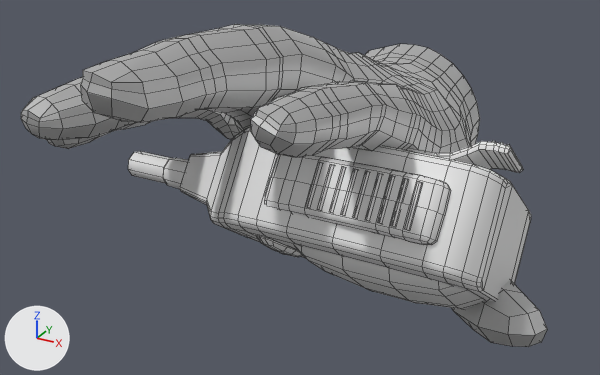
Renders of the Blender file Assets/BasicVRHands/Meshes/src/src_female_hand_low_r_radio_blender.blend from each side of a commit.
One viewpoint serves both versions: a 50 mm camera at (0.0972, -0.1737, 0.0685) aimed at (-0.0021, 0.0068, -0.0217). Every picture has the same lights, and +X, +Y and +Z are marked at lower left. Mesh edges are drawn as thin lines.

Script lines for the objects in view, before the commit:
```python
me_cube_028 = bpy.data.meshes.new('Cube.028')
me_cube_028.from_pydata(...)  # 872 vertices, 780 faces; spans x -0.0506..0.0573, y -0.0298..0.0297, z -0.0254..0.0256
me_mesh_001 = bpy.data.meshes.new('Mesh.001')
me_mesh_001.from_pydata(...)  # 1116 vertices, 1129 faces; spans x -0.046..0.069, y -0.076..0.106, z -0.056..0.032
me_mesh_001.materials.append(mat_unnamed_001)  # white #e7e7e7
ob_female_hand_low_r = bpy.data.objects.new('female_hand_low_r', me_mesh_001)
ob_female_hand_low_r.location = (0.0, 0.0, 0.0)
ob_radio_lo = bpy.data.objects.new('Radio_Lo', me_cube_028)
ob_radio_lo.location = (0.0, -0.0024, -0.0209)
```
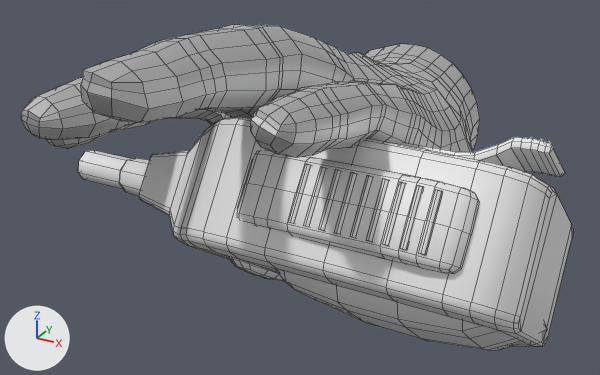
What the commit changed:
Material 'Radio' (mat_radio) is new.
Its base color is (0.8, 0.8, 0.8) (white #e7e7e7).
me_cube_028 is used by ob_radio_lo; location (0.0, -0.0024, -0.0209).
me_cube_028 had 872 vertices, 780 faces and spanned x -0.0506..0.0573, y -0.0298..0.0297, z -0.0254..0.0256.
me_cube_028 now has 665 vertices, 618 faces and spans x -0.0506..0.0573, y -0.0295..0.0297, z -0.0254..0.0256.
me_cube_028 part 1: 10 loose pieces with 207 vertices, spanning x 0.008..0.049, y -0.0298..-0.0184, z 0.01..0.0233, are deleted.
me_cube_028 now uses material mat_radio (white #e7e7e7).
Mesh me_cube_001 is new.
It has 207 vertices, 162 faces and spans x 0.008..0.049, y -0.0298..-0.0184, z 0.01..0.0233.
It uses material mat_radio (white #e7e7e7).
Object 'Radio_Lo' (ob_radio_lo) moves from (0.0, -0.0024, -0.0209) to (-0.0003, -0.0106, -0.0205).
Object 'Radio_Lo' (ob_radio_lo) is rescaled from (1.0, 1.0, 1.0) to (1.2, 1.2, 1.2).
Object 'Radio_Lo.001' (ob_radio_lo_001) is new; it shows me_cube_001.
Its location is (-0.0003, -0.0106, -0.0205).
Its scale is (1.2, 1.2, 1.2).

Changed parts and their boxes [x1, y1, x2, y2] in the pictures (600 x 375 px):
'Radio_Lo', reshaped, moved, rescaled (23% wider, 27% taller)
    before: [128, 127, 531, 309]
    after: [78, 118, 573, 350]
'Radio_Lo.001', added
    after: [238, 151, 479, 274]
part 1 of me_cube_028, deleted
    before: [265, 155, 450, 245]
